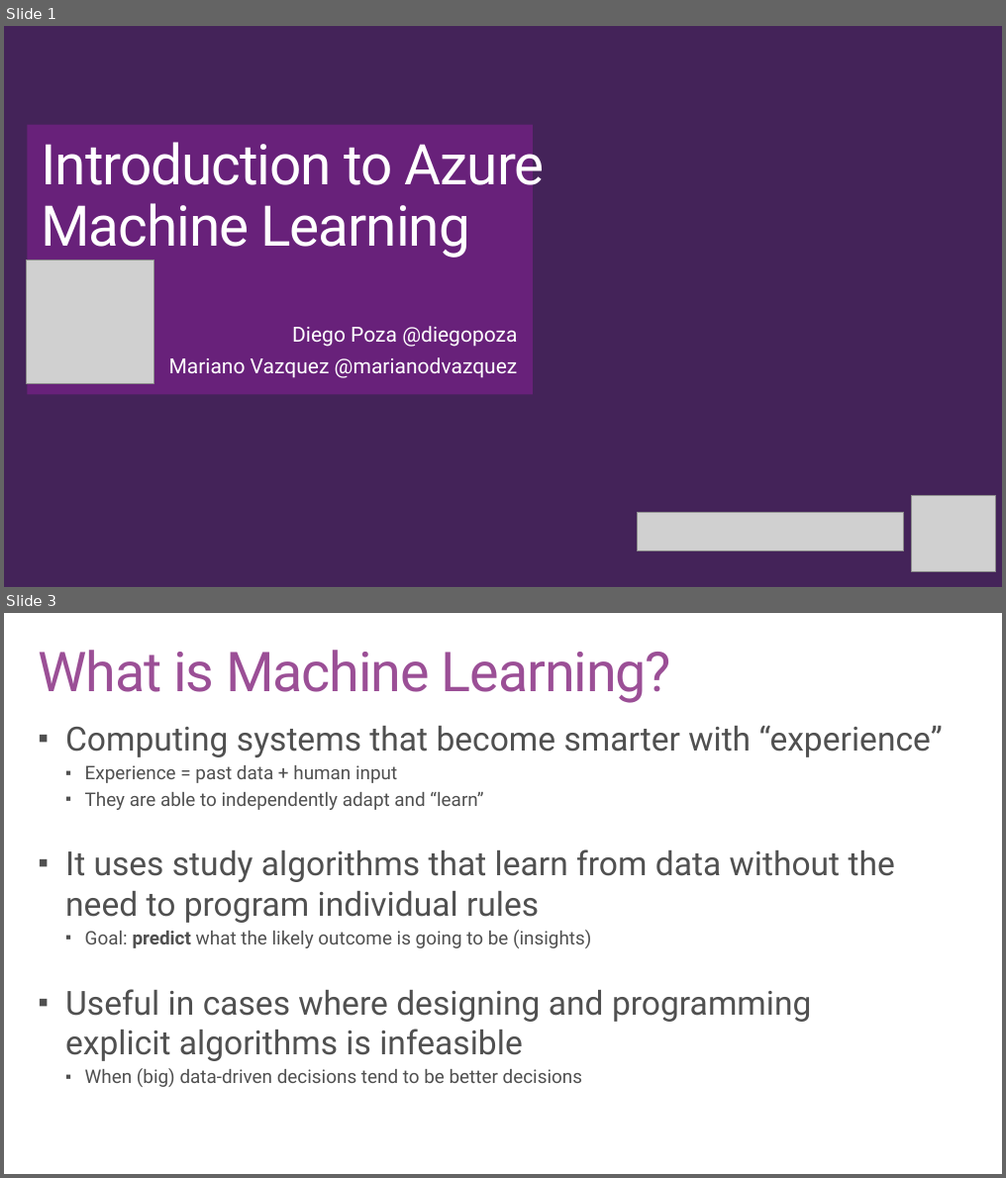
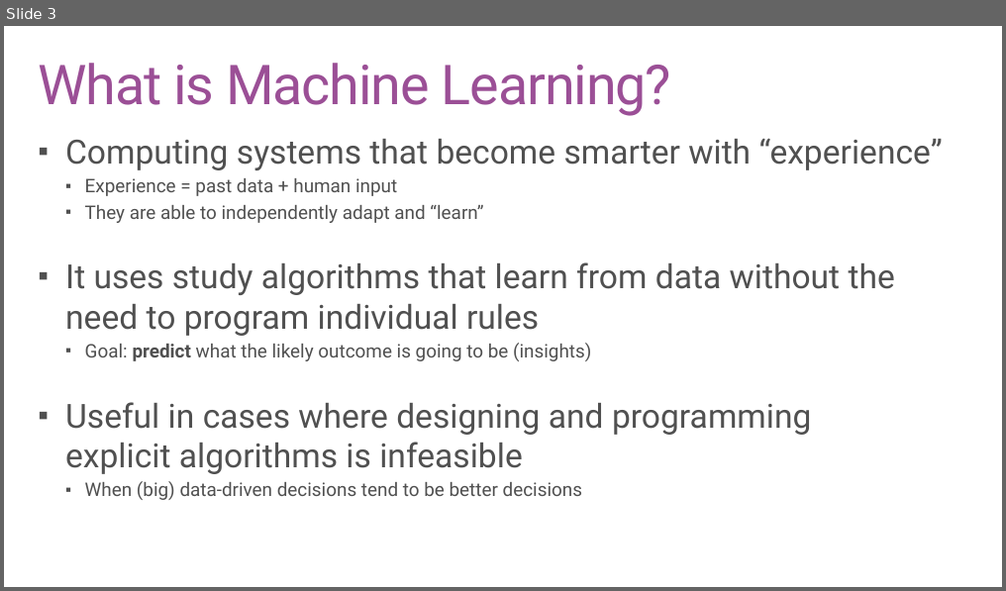
Before and after one commit to BionStt/MachineLearning, a slide deck: Introduction to Azure Machine Learning - english.pptx. Shown one above the other, each under a label of ours: slides 1 and 3 before the commit, slide 3 after it; the slides between them are not shown. The pictures are 1006x1178 and 1006x591 pixels, drawn with LibreOffice and Linux fonts; fonts in the diff are those of the drawing; grey boxes stand for pictures; background and template pictures are left out. Boxes give left, top, right and bottom in pixels: in the first picture for what was removed or moved away, otherwise in the second. Text is boxed around its words. In the diff, an @@ line names an element or a change of style, - is before the commit and + after.

```diff
--- a/Introduction to Azure Machine Learning - english.pptx
+++ b/Introduction to Azure Machine Learning - english.pptx
@@ slide 1 removed at (x1=4, y1=26, x2=1002, y2=587), background #442359 @@
@@ rectangle removed at (x1=27, y1=125, x2=533, y2=395) @@
@@ title removed at (x1=41, y1=142, x2=544, y2=258) @@
-Introduction to Azure Machine Learning
@@ picture removed at (x1=26, y1=260, x2=153, y2=383) @@
@@ subtitle removed at (x1=169, y1=326, x2=518, y2=378) @@
-Diego Poza @diegopoza
-Mariano Vazquez @marianodvazquez
@@ picture removed at (x1=912, y1=496, x2=996, y2=572) @@
@@ picture removed at (x1=638, y1=513, x2=904, y2=552) @@
```
Also in this commit, not shown: 3 slides changed, 4 slides added, 11 other files.
